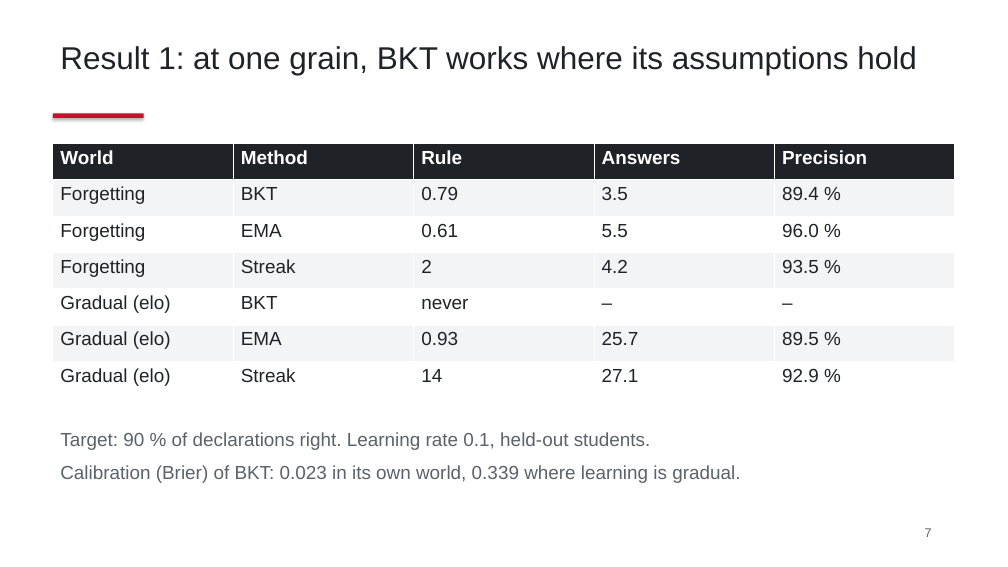
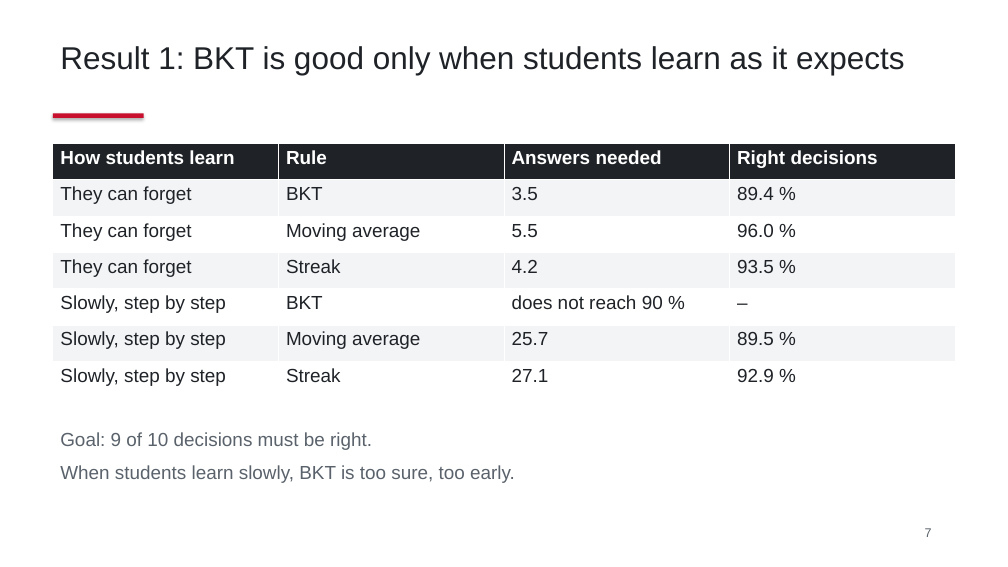
Before and after one commit to DavidTbilisi/zeno-math, a slide deck: slide 7 of docs/thesis/preliminary-defense.pptx. Drawn at 1008x567 pixels with LibreOffice and Linux fonts; fonts in the diff are those of the drawing. Boxes give left, top, right and bottom in pixels: in the first picture for what was removed or moved away, otherwise in the second. Text is boxed around its words. In the diff, an @@ line names an element or a change of style, - is before the commit and + after.

```diff
--- a/docs/thesis/preliminary-defense.pptx
+++ b/docs/thesis/preliminary-defense.pptx
@@ text at (x1=60, y1=46, x2=904, y2=75): text changed @@
-Result 1: at one grain, BKT works where its assumptions hold
+Result 1: BKT is good only when students learn as it expects
@@ table at (x1=53, y1=144, x2=954, y2=398) @@
-column 1: World | Forgetting | Forgetting | Forgetting | Gradual (elo) | Gradual (elo) | Gradual (elo)
-column 2: Method | BKT | EMA | Streak | BKT | EMA | Streak
-column 3: Rule | 0.79 | 0.61 | 2 | never | 0.93 | 14
-column 4: Answers | 3.5 | 5.5 | 4.2 | – | 25.7 | 27.1
-column 5: Precision | 89.4 % | 96.0 % | 93.5 % | – | 89.5 % | 92.9 %
+column 1: How students learn | They can forget | They can forget | They can forget | Slowly, step by step | Slowly, step by step | Slowly, step by step
+column 2: Rule | BKT | Moving average | Streak | BKT | Moving average | Streak
+column 3: Answers needed | 3.5 | 5.5 | 4.2 | does not reach 90 % | 25.7 | 27.1
+column 4: Right decisions | 89.4 % | 96.0 % | 93.5 % | – | 89.5 % | 92.9 %
@@ text at (x1=60, y1=432, x2=515, y2=483): text changed @@
-Target: 90 % of declarations right. Learning rate 0.1, held-out students.
-Calibration (Brier) of BKT: 0.023 in its own world, 0.339 where learning is gradual.
+Goal: 9 of 10 decisions must be right.
+When students learn slowly, BKT is too sure, too early.
```
Also in this commit, not shown: 10 other slides changed, 2 other files.
